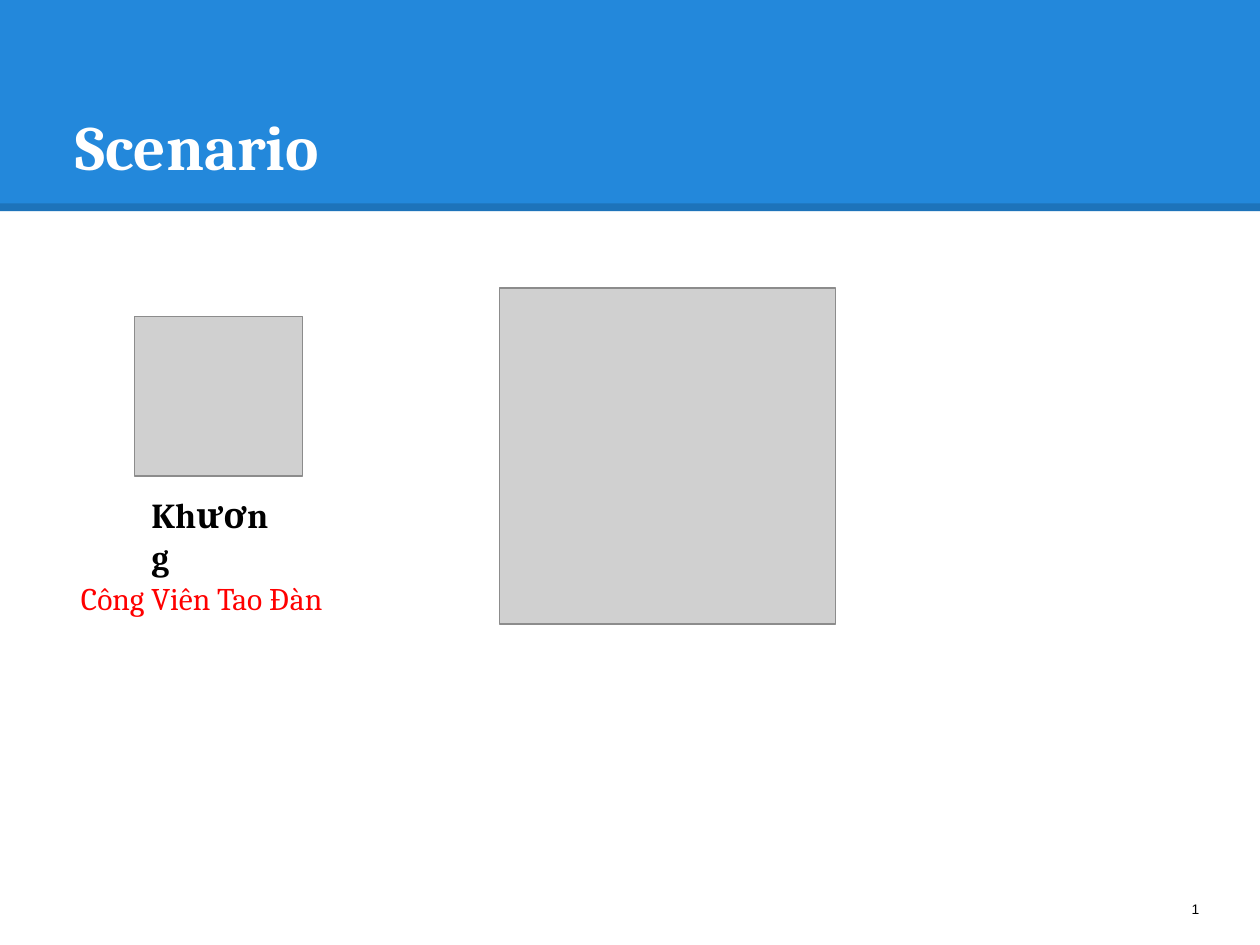
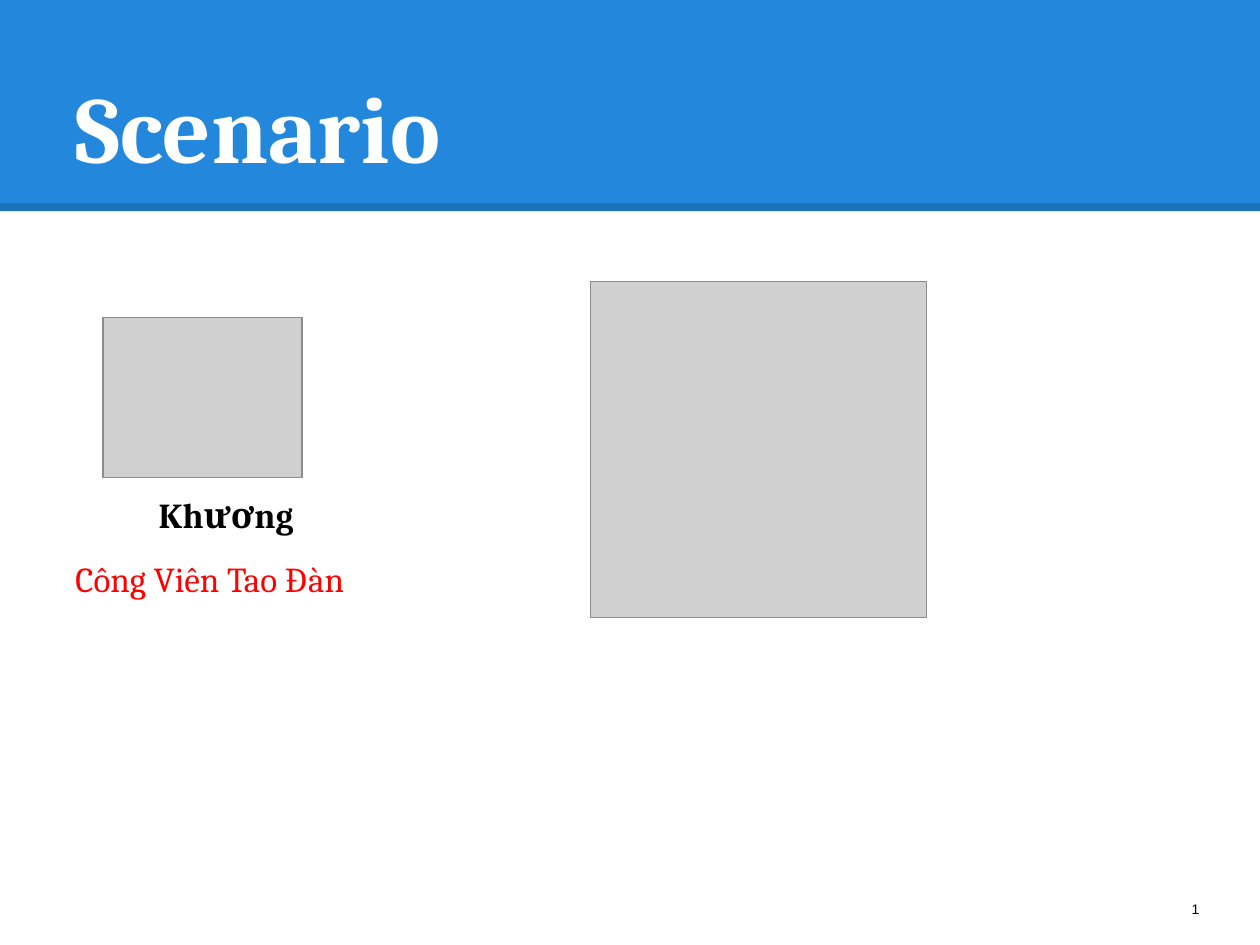
Before and after one commit to hqt/street-router, a slide deck: slide 1 of Document/presentation/bus/2 search bus.pptx. Drawn at 1260x945 pixels with LibreOffice and Linux fonts; fonts in the diff are those of the drawing; grey boxes stand for pictures. Boxes give left, top, right and bottom in pixels: in the first picture for what was removed or moved away, otherwise in the second. Text is boxed around its words. In the diff, an @@ line names an element or a change of style, - is before the commit and + after.

```diff
--- a/Document/presentation/bus/2 search bus.pptx
+++ b/Document/presentation/bus/2 search bus.pptx
@@ title "Scenario" at <box>76,97,440,164</box>: size 36 to 54 pt @@
@@ picture: place and size @@
-picture at <box>499,289,835,625</box>
+picture at <box>590,281,926,617</box>
@@ picture: place and size @@
-picture at <box>135,316,302,476</box>
+picture at <box>103,318,302,478</box>
@@ text "Khương" rewrapped from <box>139,486,297,542</box> to <box>146,486,334,542</box> @@
@@ text "Công Viên Tao Đàn": place and size @@
-text "Công Viên Tao Đàn" at <box>81,588,322,617</box>
+text "Công Viên Tao Đàn" at <box>75,567,344,600</box>
@@ text "Công Viên Tao Đàn" at <box>75,567,344,600</box>: size 18 to 20 pt @@
```
Also in this commit, not shown: 7 other slides changed, 2 other files.
